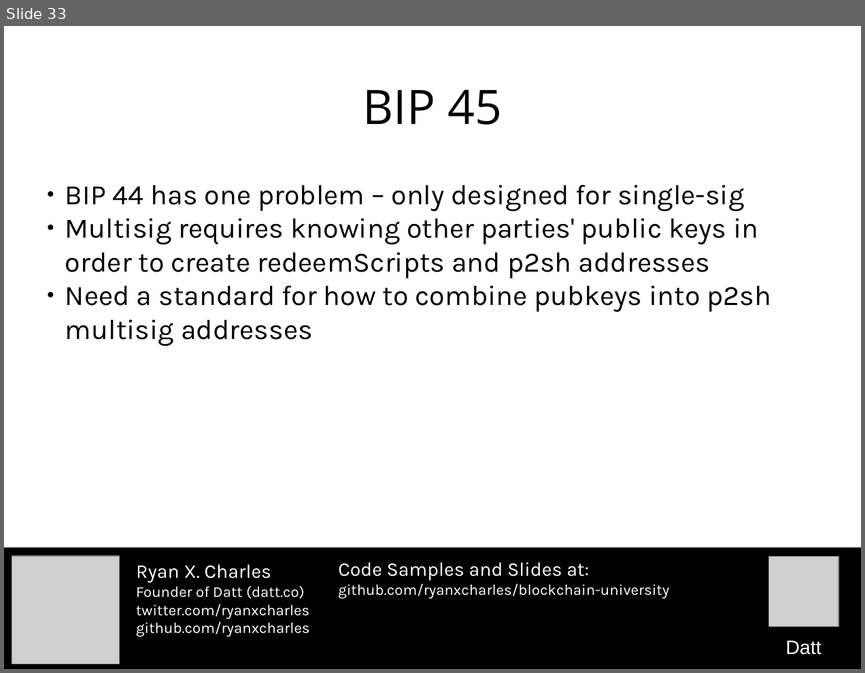
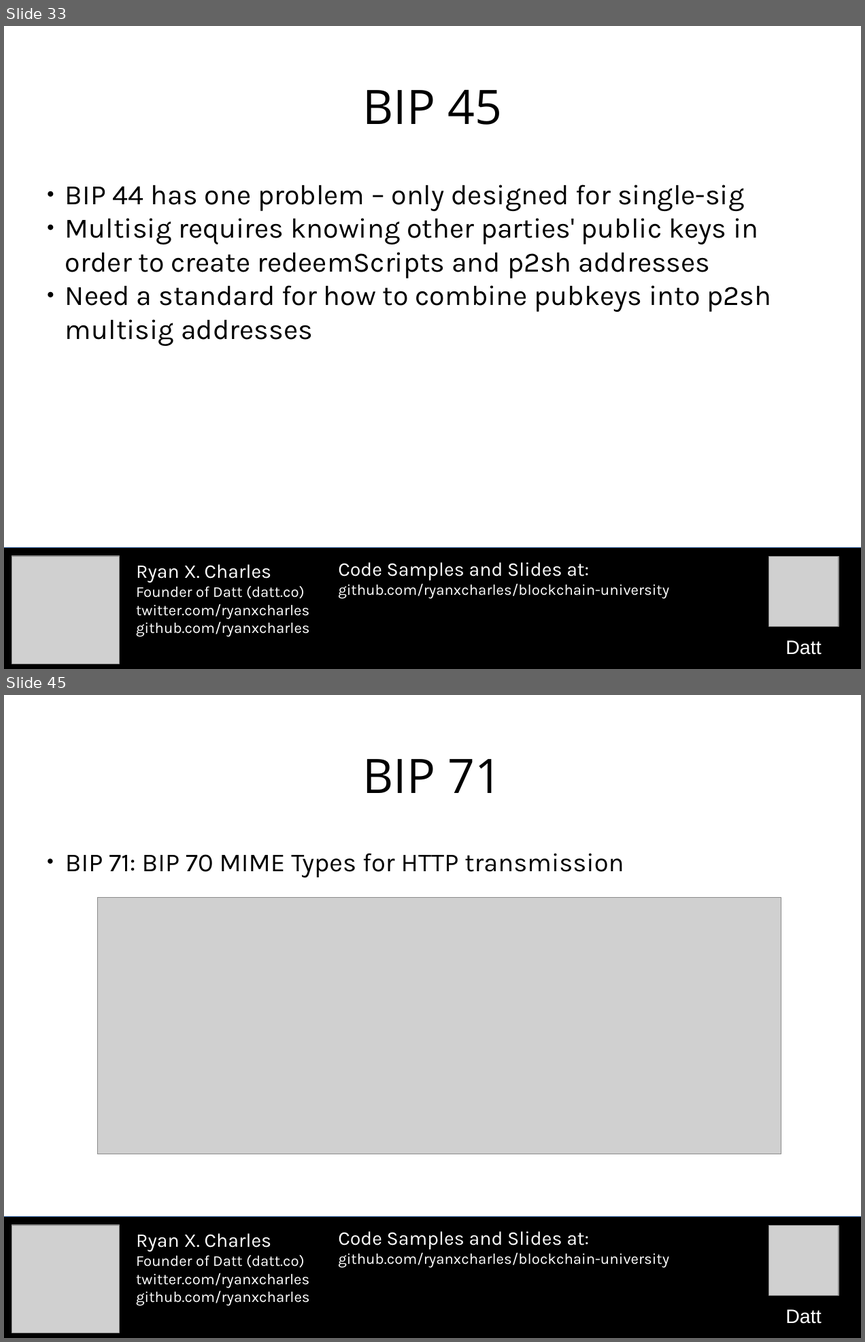
Before and after one commit to camelash/blockchain-university, a slide deck: slides/2015-10-28-important-bips.odp. Shown one above the other, each under a label of ours: slide 33 before the commit, slides 33 and 45 after it; the slides between them are not shown. The pictures are 865x673 and 865x1342 pixels, drawn with LibreOffice and Linux fonts; fonts in the diff are those of the drawing; grey boxes stand for pictures. Boxes give left, top, right and bottom in pixels: in the first picture for what was removed or moved away, otherwise in the second. Text is boxed around its words. In the diff, an @@ line names an element or a change of style, - is before the commit and + after.

```diff
--- a/slides/2015-10-28-important-bips.odp
+++ b/slides/2015-10-28-important-bips.odp
@@ slide 45 added at bbox=[4, 695, 861, 1338], background #FFFFFF @@
@@ title added at bbox=[362, 759, 502, 793], 44 pt, text #000000 @@
+BIP 71
@@ subtitle added at bbox=[65, 853, 623, 878], 24 pt, text #000000 @@
+● BIP 71: BIP 70 MIME Types for HTTP transmission
@@ picture added at bbox=[97, 897, 781, 1154] @@
@@ rectangle added at bbox=[4, 1217, 861, 1338], fill #000000, outline #3465A4 0 pt @@
@@ picture added at bbox=[11, 1225, 120, 1333] @@
@@ text added at bbox=[136, 1233, 310, 1306], 14 pt, text #FFFFFF @@
+Ryan X. Charles
+Founder of Datt (datt.co)
+twitter.com/ryanxcharles
+github.com/ryanxcharles
@@ text added at bbox=[338, 1231, 669, 1268], 14 pt, text #FFFFFF @@
+Code Samples and Slides at:
+github.com/ryanxcharles/blockchain-university
@@ picture added at bbox=[769, 1225, 839, 1295] @@
@@ text added at bbox=[785, 1309, 821, 1323], 18 pt, text #FFFFFF @@
+Datt
```
Also in this commit, not shown: 17 other slides added, 1 other file.
